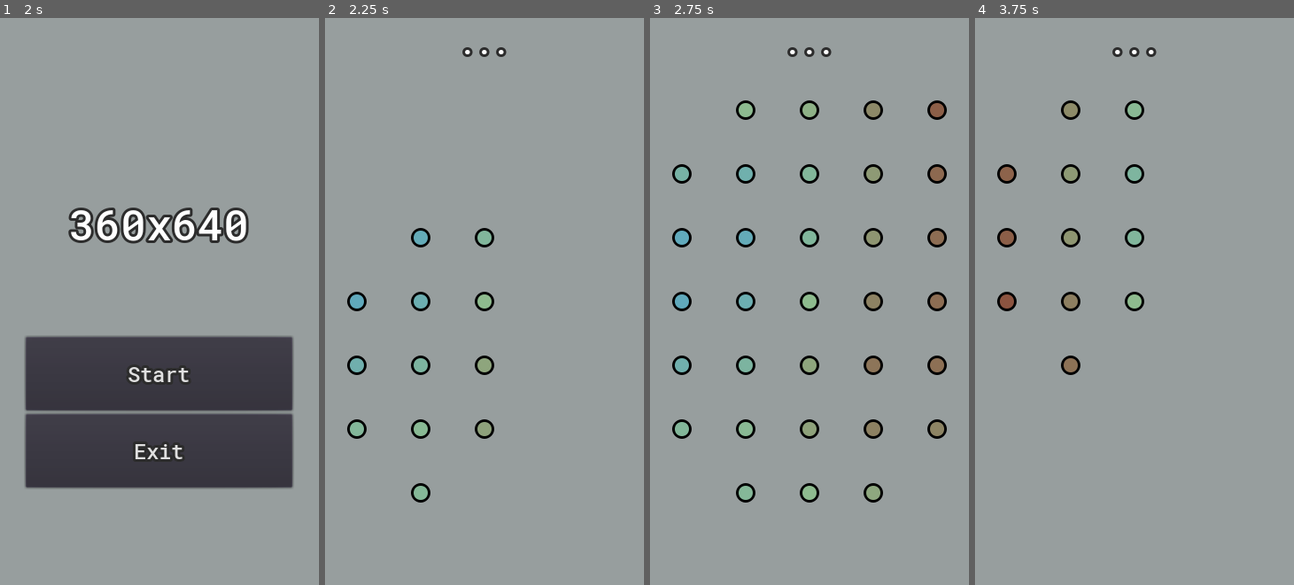
Above: before the commit, frames 1-4 (left to right).
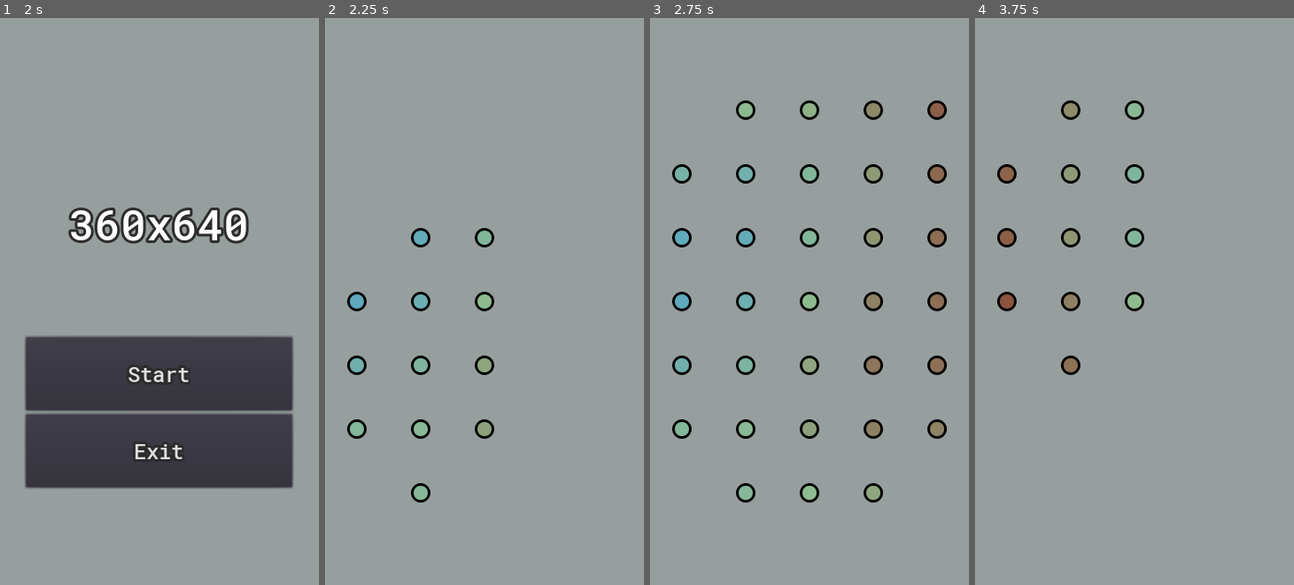
Above: after the commit, the same moments.

Repository: ikhtopod/dotzone-prototype
Game: Godot game, scene res://Maps/Intro.tscn
Same seed, same stepped clock (60 frames per second), same inputs: the game is played once before the commit and once after it.
Inputs (mouse positions are in pixels of both pictures, inside the frame that each line leads up to):
- Up to frame 1 (2 s): tap Enter at 0.5 s; move the mouse to (229, 273) at 0.52 s; tap Backspace at 0.6 s; click (229, 273) at 0.67 s; tap Space at 1.25 s; drag from (95, 329) to (143, 414) at 1.27 s
- Up to frame 2 (2.25 s): click "Start" at 2 s
- Up to frame 3 (2.75 s): no input
- Up to frame 4 (3.75 s): move the mouse to (1166, 176) at 2.77 s; tap Backspace at 2.85 s; click (1166, 176) at 2.92 s; click "Start" at 3.5 s

Frame 1 is identical in both runs. In frame 2, 0.1% of the frame differs, in the area x 43-57%, y 5-7%; in frame 3, 0.1%; in frame 4, 0.1%.

Commit message:
some changed

Diff:
--- a/Gameplay/Dot/Dot.gd
+++ b/Gameplay/Dot/Dot.gd
@@ -38,15 +38,7 @@
 
 
 func _on_Area2D_area_entered(area: Area2D):
-	if not area.is_in_group("FingerTouch"):
+	if not area.is_in_group(GameManager.FINGER_TOUCH_TAG):
 		return
 
-	# Временная хрень показывающая работоспособность прикосновений.
-	# Отображает в Label из группы Dot_Printer имя объекта.
-	var printer_nodes = get_tree().get_nodes_in_group("Dot_Printer")
-
-	if (printer_nodes.empty()):
-		return
-
-	var printer_node: Label = printer_nodes.front() as Label
-	printer_node.text = str(m_noise)
+	print_debug(m_noise)
--- a/Gameplay/Dot/Dot.tscn
+++ b/Gameplay/Dot/Dot.tscn
@@ -13,6 +13,8 @@
 texture = ExtResource( 1 )
 
 [node name="Area2D" type="Area2D" parent="."]
+collision_layer = 2
+collision_mask = 12
 
 [node name="CollisionShape2D" type="CollisionShape2D" parent="Area2D"]
 shape = SubResource( 1 )
--- a/Gameplay/FingerTouch/FingerTouch.tscn
+++ b/Gameplay/FingerTouch/FingerTouch.tscn
@@ -4,11 +4,13 @@
 [ext_resource path="res://Gameplay/FingerTouch/FingerTouch.gd" type="Script" id=2]
 
 [sub_resource type="CircleShape2D" id=1]
-radius = 20.0
+radius = 22.0
 
 [node name="FingerTouch" type="Area2D" groups=[
 "FingerTouch",
 ]]
+collision_layer = 0
+collision_mask = 2
 script = ExtResource( 2 )
 
 [node name="CollisionShape2D" type="CollisionShape2D" parent="."]
--- a/Library/Singleton/GameManager.gd
+++ b/Library/Singleton/GameManager.gd
@@ -13,7 +13,7 @@
 ### Tags ###
 const PLAYER_TAG: String = "Player"
 const ENEMY_TAG: String = "Enemy"
-
+const FINGER_TOUCH_TAG: String = "FingerTouch"
 
 ###################
 enum EGameplayPhase {
--- a/Maps/Game.tscn
+++ b/Maps/Game.tscn
@@ -1,16 +1,8 @@
-[gd_scene load_steps=6 format=2]
+[gd_scene load_steps=4 format=2]
 
 [ext_resource path="res://Maps/Game.gd" type="Script" id=1]
 [ext_resource path="res://Gameplay/Battlefield/Battlefield.tscn" type="PackedScene" id=2]
 [ext_resource path="res://Gameplay/Camera/CameraManager.tscn" type="PackedScene" id=3]
-[ext_resource path="res://Font/RobotoMono-Medium.ttf" type="DynamicFontData" id=5]
-
-[sub_resource type="DynamicFont" id=3]
-size = 32
-outline_size = 3
-outline_color = Color( 0.176471, 0.176471, 0.176471, 1 )
-use_filter = true
-font_data = ExtResource( 5 )
 
 [node name="Game" type="Node2D"]
 script = ExtResource( 1 )
@@ -18,37 +10,3 @@
 [node name="CameraManager" parent="." instance=ExtResource( 3 )]
 
 [node name="Battlefield" parent="." instance=ExtResource( 2 )]
-
-[node name="CanvasLayer" type="CanvasLayer" parent="."]
-
-[node name="VBoxContainer" type="VBoxContainer" parent="CanvasLayer"]
-anchor_right = 1.0
-anchor_bottom = 1.0
-__meta__ = {
-"_edit_use_anchors_": false
-}
-
-[node name="CenterContainer" type="CenterContainer" parent="CanvasLayer/VBoxContainer"]
-margin_right = 360.0
-margin_bottom = 57.0
-size_flags_horizontal = 3
-size_flags_vertical = 3
-
-[node name="Label" type="Label" parent="CanvasLayer/VBoxContainer/CenterContainer" groups=[
-"Dot_Printer",
-]]
-margin_left = 151.0
-margin_top = 7.0
-margin_right = 208.0
-margin_bottom = 50.0
-size_flags_vertical = 6
-custom_fonts/font = SubResource( 3 )
-text = "..."
-
-[node name="MarginContainer" type="MarginContainer" parent="CanvasLayer/VBoxContainer"]
-margin_top = 61.0
-margin_right = 360.0
-margin_bottom = 640.0
-size_flags_horizontal = 3
-size_flags_vertical = 3
-size_flags_stretch_ratio = 10.0
--- a/project.godot
+++ b/project.godot
@@ -59,6 +59,13 @@
 
 pointing/emulate_touch_from_mouse=true
 
+[layer_names]
+
+2d_physics/layer_1="main"
+2d_physics/layer_2="dot"
+2d_physics/layer_3="finger_touch"
+2d_physics/layer_4="neighbour_touch"
+
 [locale]
 
 translations=PoolStringArray( "res://Translation/l18n.en.translation", "res://Translation/l18n.ru.translation" )
